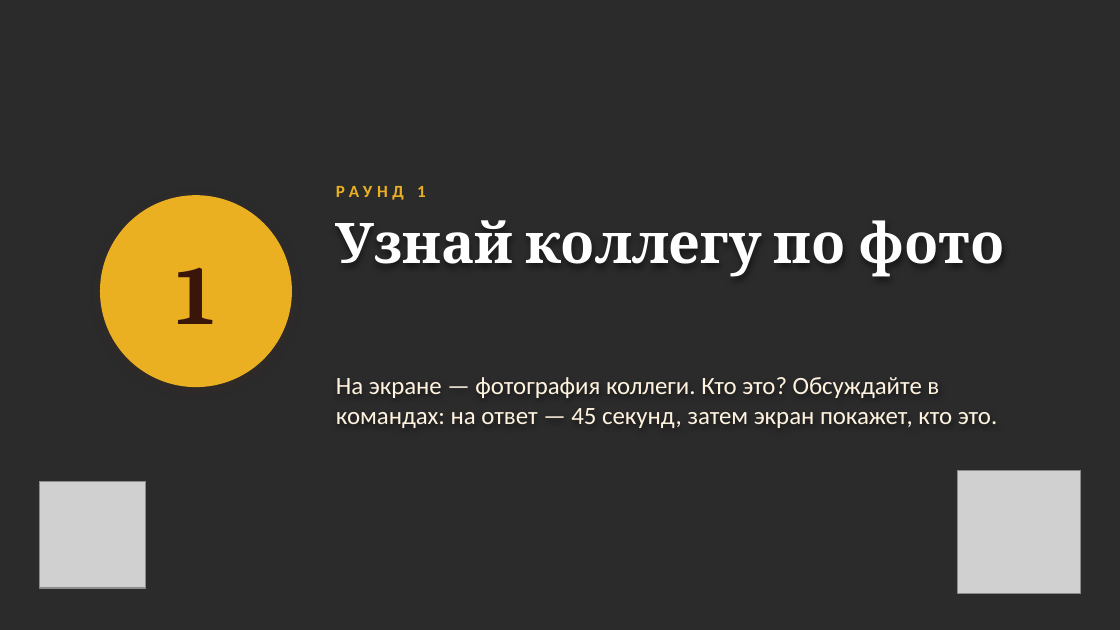
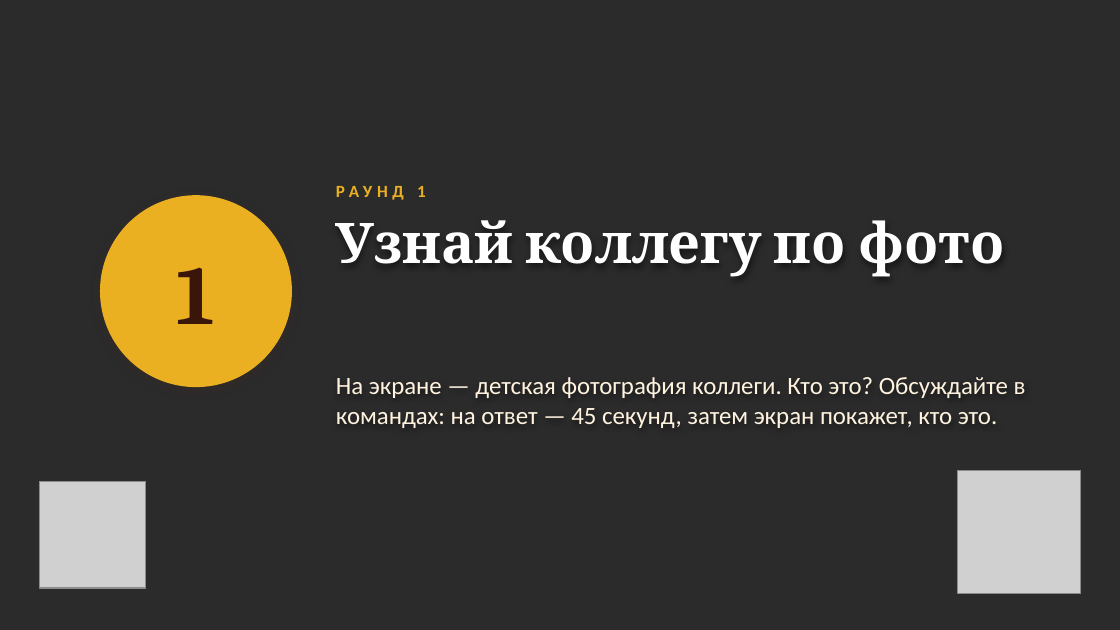
Before and after one commit to sl-himmelreich/heinrich-mario, a slide deck: slide 3 of День_воспитателя_конкурс.pptx. Drawn at 1120x630 pixels with LibreOffice and Linux fonts; fonts in the diff are those of the drawing; grey boxes stand for pictures; background and template pictures are left out; a plain dark background stands for a picture behind light text. Boxes give left, top, right and bottom in pixels: in the first picture for what was removed or moved away, otherwise in the second. Text is boxed around its words. In the diff, an @@ line names an element or a change of style, - is before the commit and + after.

```diff
--- a/День_воспитателя_конкурс.pptx
+++ b/День_воспитателя_конкурс.pptx
@@ text at (336, 377, 1026, 428): text changed @@
-На экране — фотография коллеги. Кто это? Обсуждайте в командах: на ответ — 45 секунд, затем экран покажет, кто это.
+На экране — детская фотография коллеги. Кто это? Обсуждайте в командах: на ответ — 45 секунд, затем экран покажет, кто это.
```
Also in this commit, not shown: 20 other slides changed, 6 slides added, 4 slides removed, 1 other file.
